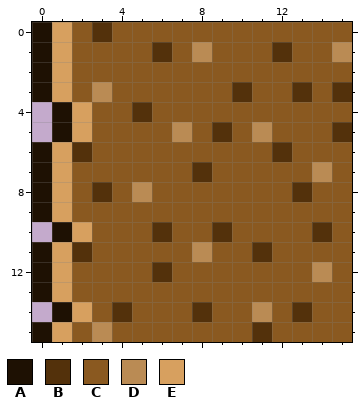
Edited in one commit: pixel-art sprite (tiles/dirt/dirt-12.png). The picture above is the old version.
The file is 16x16 pixels.
Palette (. is transparent): A #1e1103  B #53310b  C #8a5920  D #ba8b54  E #d7a05f
Once edited:
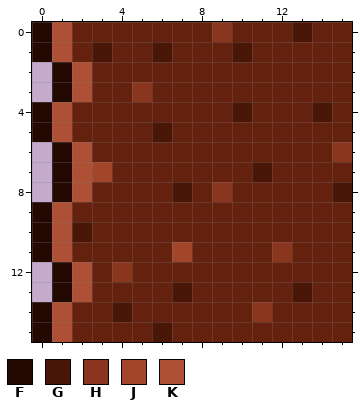
Colours new in this view: F #240902  G #4a1607  H #8a361e  J #a3452a  K #ae5035
Commit message: Changed dirt to red earth
The exact change:
@@ palette @@
-C #8a5920
+C #64210e
@@ x 0..15 @@
- 0 AECBCCCCCCCCCCCC
- 1 AECCCCBCDCCCBCCD
- 2 AECCCCCCCCCCCCCC
- 3 AECDCCCCCCBCCBCB
- 4 .AECCBCCCCCCCCCC
- 5 .AECCCCDCBCDCCCB
- 6 AEBCCCCCCCCCBCCC
- 7 AECCCCCCBCCCCCDC
- 8 AECBCDCCCCCCCBCC
- 9 AECCCCCCCCCCCCCC
-10 .AECCCBCCBCCCCBC
-11 AEBCCCCCDCCBCCCC
-12 AECCCCBCCCCCCCDC
-13 AECCCCCCCCCCCCCC
-14 .AECBCCCBCCDCBCC
-15 AECDCCCCCCCBCCCC
+ 0 FKCCCCCCCHCCCGCC
+ 1 FKCGCCGCCCGCCCCC
+ 2 .FKCCCCCCCCCCCCC
+ 3 .FKCCHCCCCCCCCCC
+ 4 FKCCCCCCCCGCCCGC
+ 5 FKCCCCGCCCCCCCCC
+ 6 .FKCCCCCCCCCCCCH
+ 7 .FKJCCCCCCCGCCCC
+ 8 .FKCCCCGCHCCCCCG
+ 9 FKCCCCCCCCCCCCCC
+10 FKGCCCCCCCCCCCCC
+11 FKCCCCCJCCCCHCCC
+12 .FKCHCCCCCCCCCCC
+13 .FKCCCCGCCCCCGCC
+14 FKCCGCCCCCCHCCCC
+15 FKCCCCGCCCCCCCCC
Where, in picture pixels (left, top, right, bottom), the same in both pictures:
changed: (32, 22, 352, 342)
